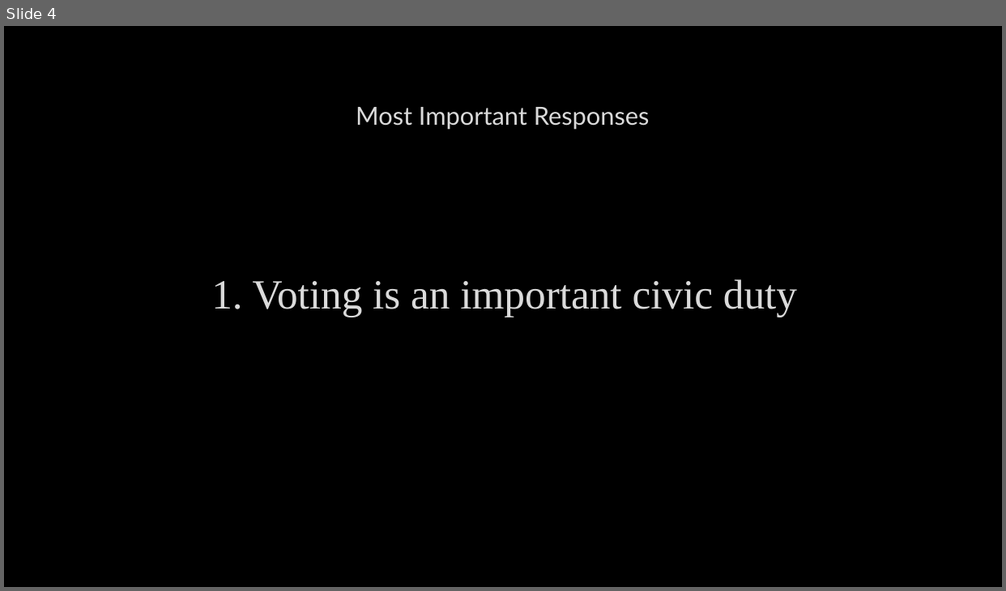
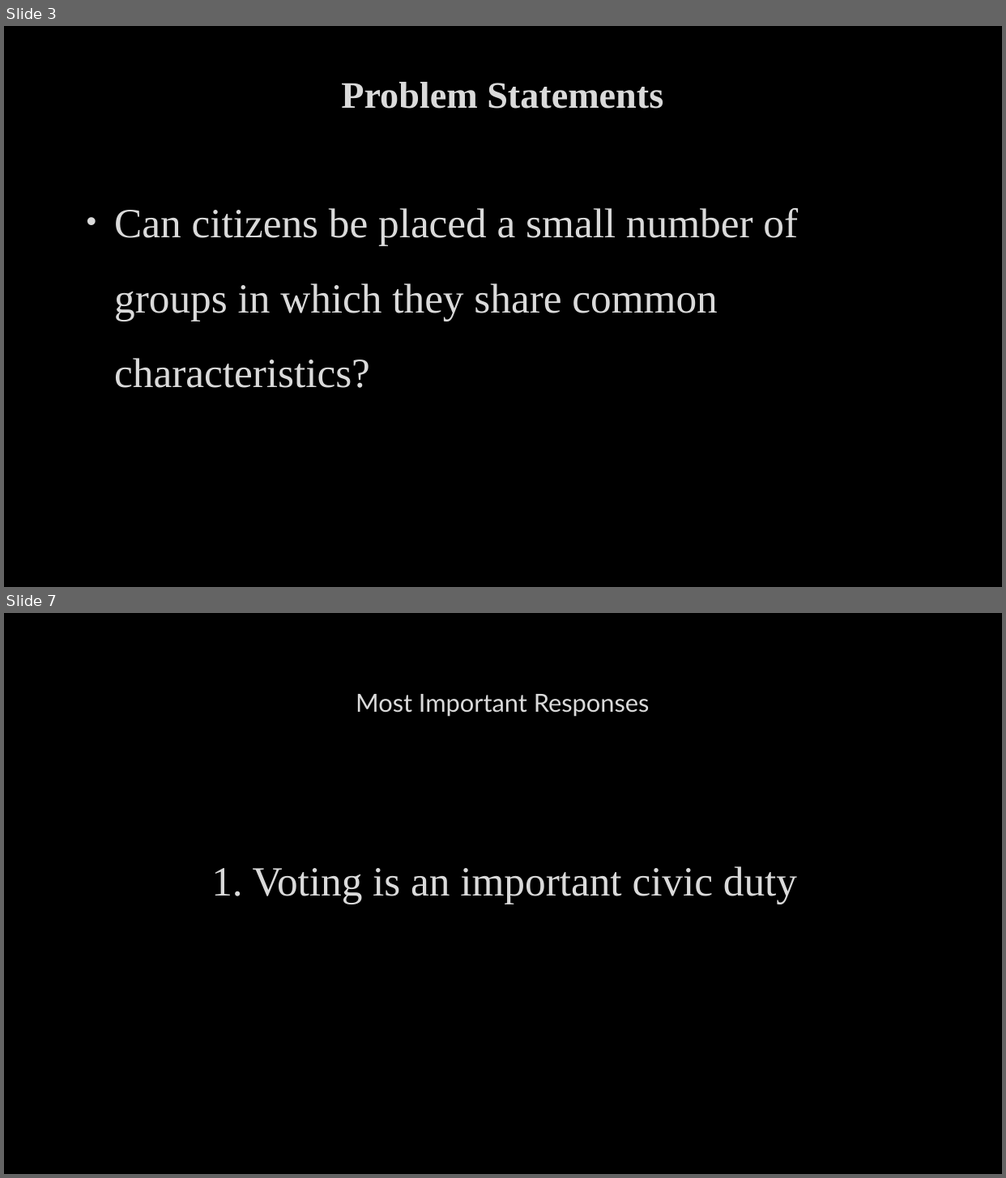
Before and after one commit to drewb8419/nonvoters, a slide deck: Final_Report/Capstone_nonvoters_presentation.pptx. Shown one above the other, each under a label of ours: slide 4 before the commit, slides 3 and 7 after it; the slides between them are not shown. The pictures are 1006x591 and 1006x1178 pixels, drawn with LibreOffice and Linux fonts; fonts in the diff are those of the drawing; background and template pictures are left out. Boxes give left, top, right and bottom in pixels: in the first picture for what was removed or moved away, otherwise in the second. Text is boxed around its words. In the diff, an @@ line names an element or a change of style, - is before the commit and + after.

```diff
--- a/Final_Report/Capstone_nonvoters_presentation.pptx
+++ b/Final_Report/Capstone_nonvoters_presentation.pptx
@@ slide 3 added at (4,26,1002,587), background picture (left out) @@
@@ title added at (341,82,663,109), 36 pt, text #DADADA, bold @@
+Problem Statements
@@ text added at (114,208,798,388), 40 pt, text #DADADA @@
+• Can citizens be placed a small number of groups in which they share common characteristics?
@@ what was slide 4 is now slide 7 @@
```
Also in this commit, not shown: 9 slides changed, 8 other slides added, 2 slides removed.
